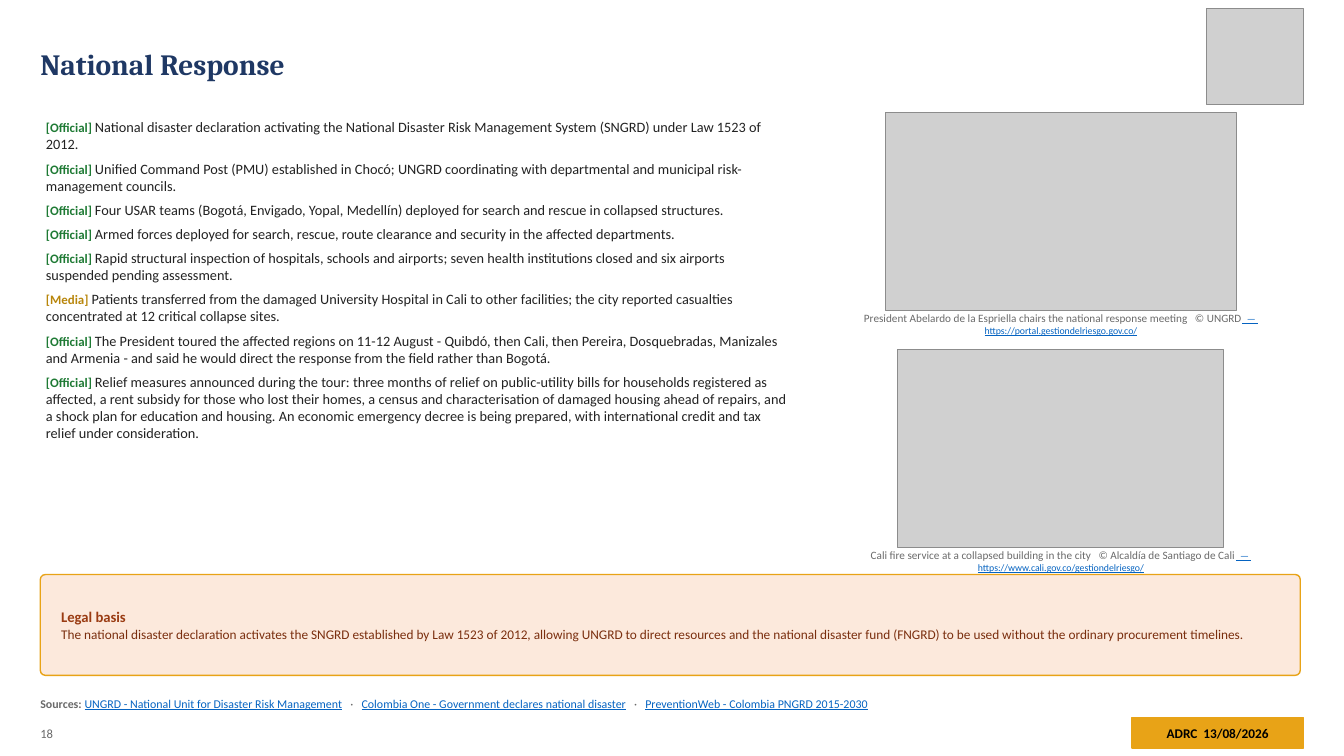
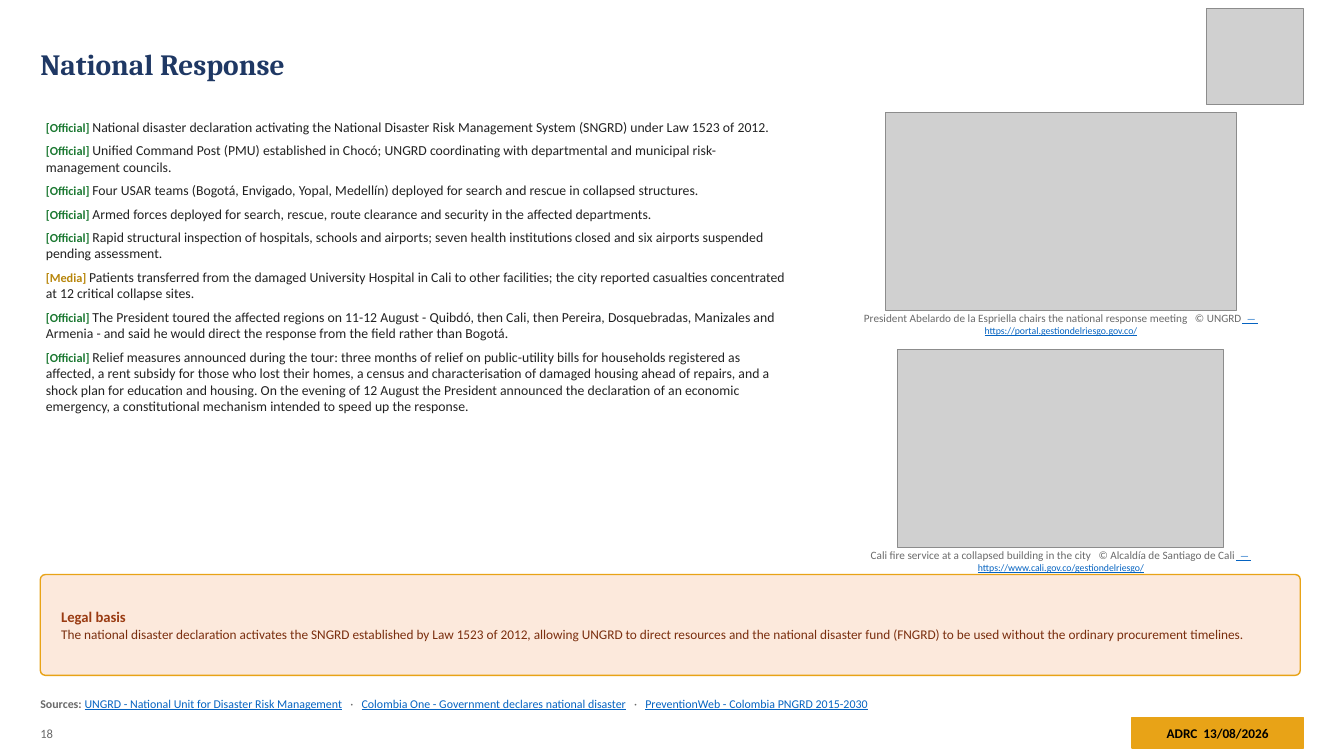
Before and after one commit to kochobi-max/whatsmap, a slide deck: slide 18 of reports/colombia_eq_20260810/output/ADRC_EQ_COL_Choco_20260810_EN.pptx. Drawn at 1344x756 pixels with LibreOffice and Linux fonts; fonts in the diff are those of the drawing; grey boxes stand for pictures. Boxes give left, top, right and bottom in pixels: in the first picture for what was removed or moved away, otherwise in the second. Text is boxed around its words. In the diff, an @@ line names an element or a change of style, - is before the commit and + after.

```diff
--- a/reports/colombia_eq_20260810/output/ADRC_EQ_COL_Choco_20260810_EN.pptx
+++ b/reports/colombia_eq_20260810/output/ADRC_EQ_COL_Choco_20260810_EN.pptx
@@ text at [46,122,785,341]: size 9.2 to 8.8 pt in "[Official]", "[Official]", "[Official]", "[Official]" and 3 more places; size 10.2 to 9.8 pt in "National disaster declaration activating the National Disast ...", "Unified Command Post (PMU) established in Chocó; ...", "Four USAR teams (Bogotá, Envigado, Yopal, Medellín) ...", "Armed forces deployed for search, rescue, route ..." and 3 more places @@
@@ text at [46,352,770,414]: text changed; size 10.2 to 9.8 pt @@
-• [Official] Relief measures announced during the tour: three months of relief on public-utility bills for households registered as affected, a rent subsidy for those who lost their homes, a census and characterisation of damaged housing ahead of repairs, and a shock plan for education and housing. An economic emergency decree is being prepared, with international credit and tax relief under consideration.
+• [Official] Relief measures announced during the tour: three months of relief on public-utility bills for households registered as affected, a rent subsidy for those who lost their homes, a census and characterisation of damaged housing ahead of repairs, and a shock plan for education and housing. On the evening of 12 August the President announced the declaration of an economic emergency, a constitutional mechanism intended to speed up the response.
```
Also in this commit, not shown: 12 other slides changed, 7 other files.
